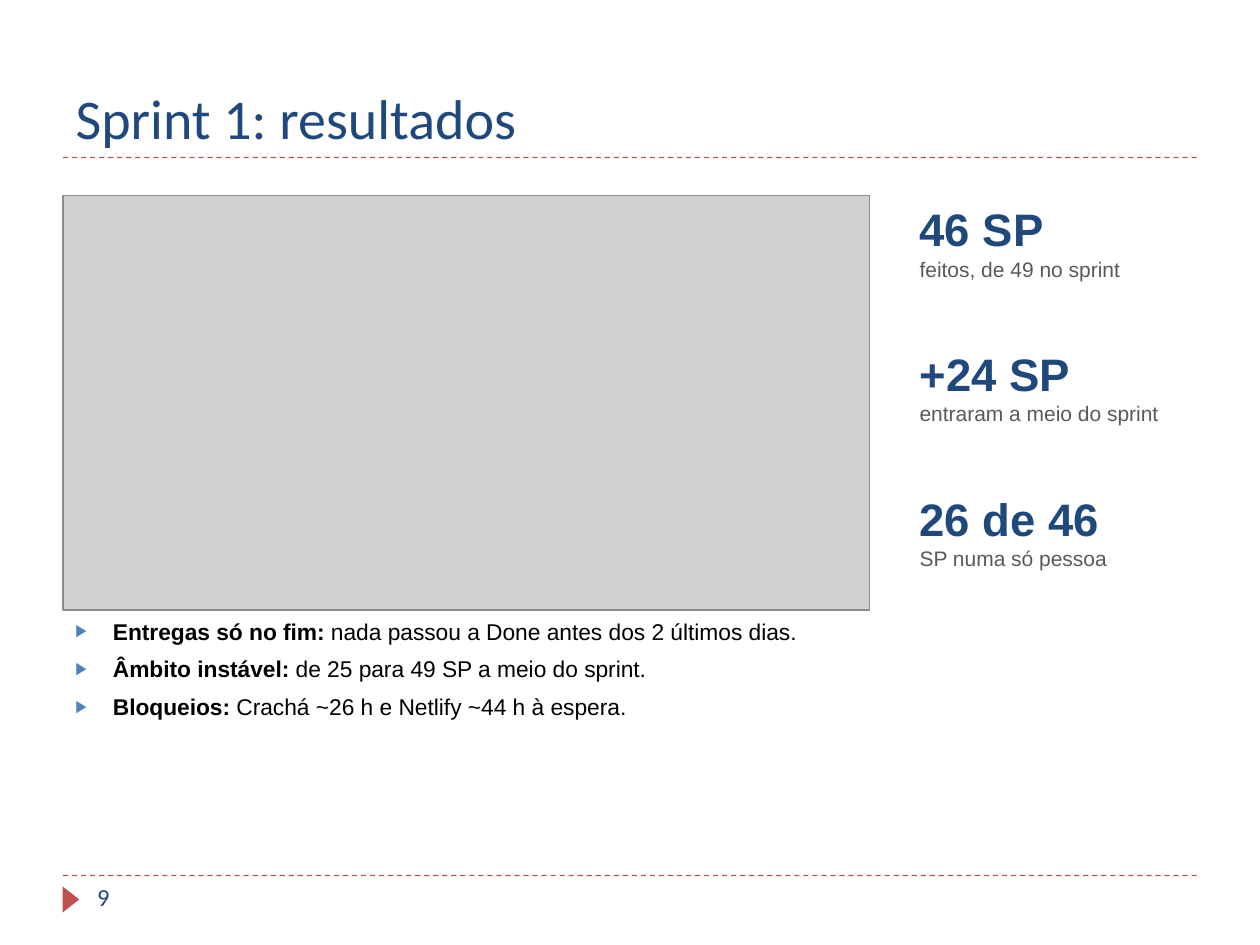
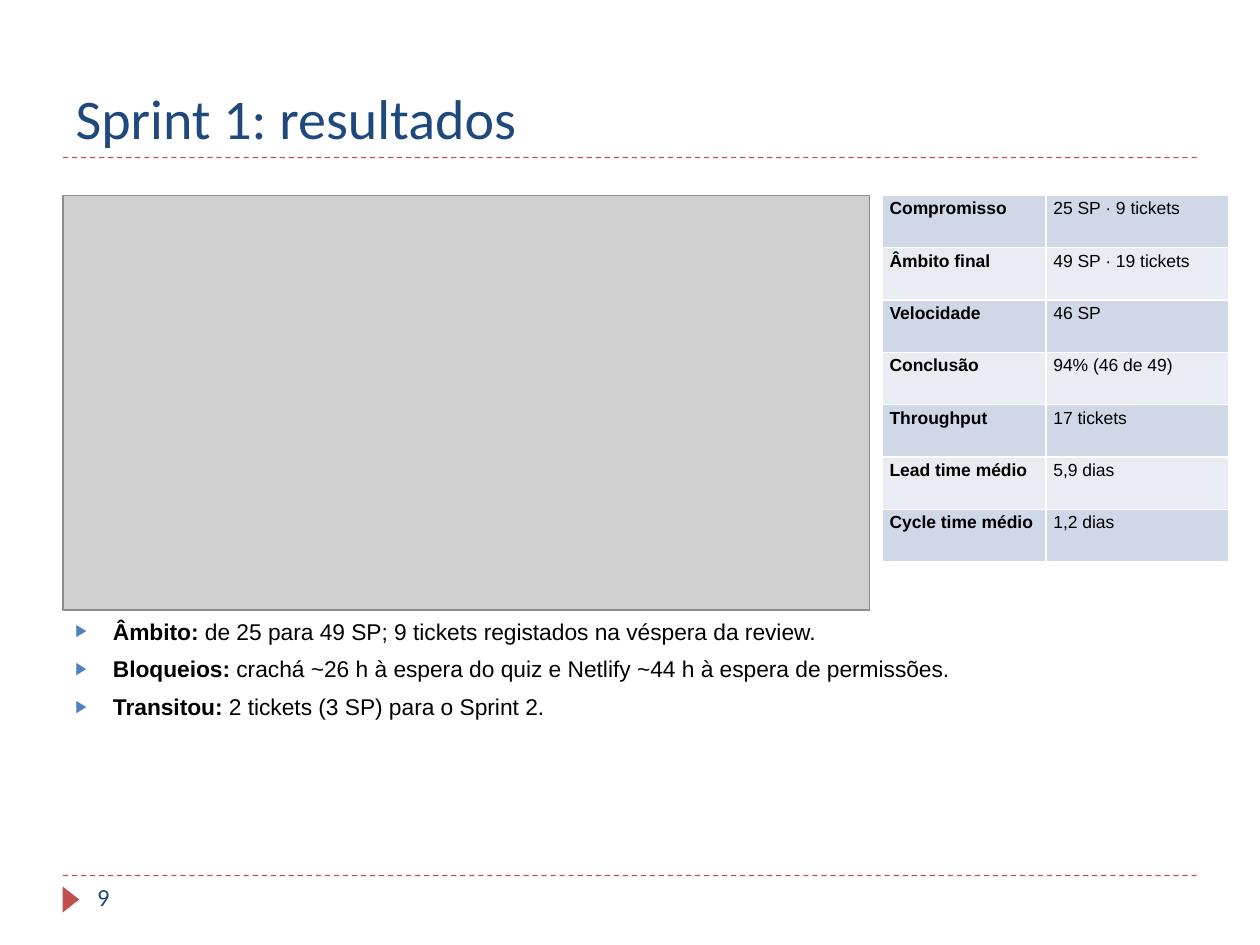
Before and after one commit to TaniaBmGuedes/MDS-TP4, a slide deck: slide 9 of entrega/07_Apresentacao_Final.pptx. Drawn at 1260x945 pixels with LibreOffice and Linux fonts; fonts in the diff are those of the drawing; grey boxes stand for pictures; background and template pictures are left out. Boxes give left, top, right and bottom in pixels: in the first picture for what was removed or moved away, otherwise in the second. Text is boxed around its words. In the diff, an @@ line names an element or a change of style, - is before the commit and + after.

```diff
--- a/entrega/07_Apresentacao_Final.pptx
+++ b/entrega/07_Apresentacao_Final.pptx
@@ table added at [882,195,1228,562], 7 rows, 2 columns @@
+Compromisso | 25 SP · 9 tickets
+Âmbito final | 49 SP · 19 tickets
+Velocidade | 46 SP
+Conclusão | 94% (46 de 49)
+Throughput | 17 tickets
+Lead time médio | 5,9 dias
+Cycle time médio | 1,2 dias
@@ text removed at [920,214,1120,281] @@
-46 SP
-feitos, de 49 no sprint
@@ text removed at [920,359,1158,426] @@
-+24 SP
-entraram a meio do sprint
@@ text removed at [920,503,1107,571] @@
-26 de 46
-SP numa só pessoa
@@ text at [113,621,949,720]: text changed @@
-▶ Entregas só no fim: nada passou a Done antes dos 2 últimos dias.
-▶ Âmbito instável: de 25 para 49 SP a meio do sprint.
-▶ Bloqueios: Crachá ~26 h e Netlify ~44 h à espera.
+▶ Âmbito: de 25 para 49 SP; 9 tickets registados na véspera da review.
+▶ Bloqueios: crachá ~26 h à espera do quiz e Netlify ~44 h à espera de permissões.
+▶ Transitou: 2 tickets (3 SP) para o Sprint 2.
```
Also in this commit, not shown: 3 other slides changed, 6 other files.
